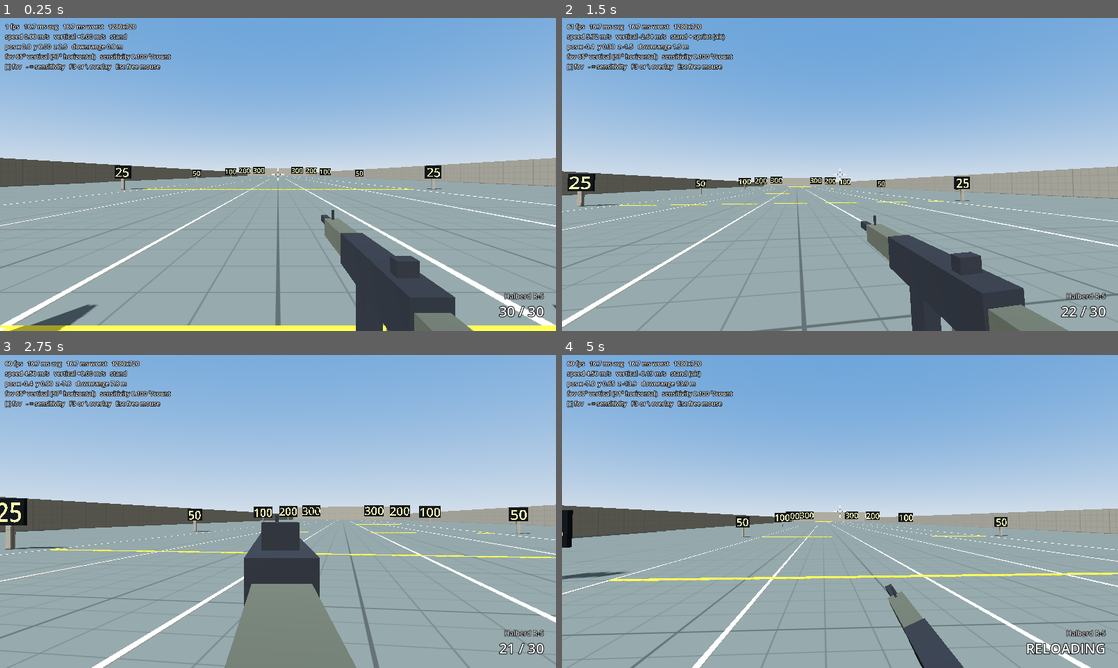
Above: before the commit, frames 1-4 (two rows, left to right).
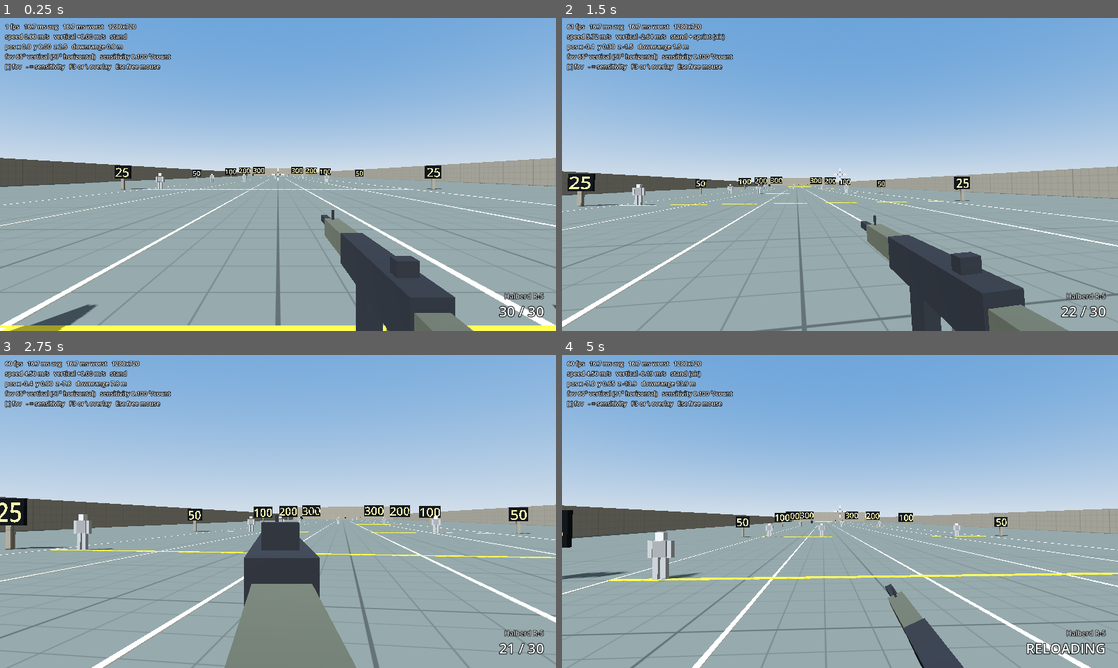
Above: after the commit, the same moments.

Repository: SamGon24/shooting-range
Game: Godot game, scene res://range/range.tscn
Same seed, same stepped clock (60 frames per second), same inputs: the game is played once before the commit and once after it.
Inputs (mouse positions are in pixels of both pictures, inside the frame that each line leads up to):
- Up to frame 1 (0.25 s): no input
- Up to frame 2 (1.5 s): tap Enter at 0.5 s; move the mouse to (834, 180) at 0.52 s; press the mouse at (834, 180) at 0.53 s; hold W (move_forward) from 0.53 s (still down); tap Space (jump) at 0.77 s; tap Shift (sprint) at 0.8, 1.35 s; move the mouse to (878, 177) at 1.27 s; release the mouse at (878, 177) at 1.28 s
- Up to frame 3 (2.75 s): keep holding W (move_forward); tap Space (jump) at 1.52 s; click (316, 514) at 1.55 s; move the mouse to (233, 508) at 2.02 s; hold Right mouse button (aim) from 2.03 s (still down); tap Shift (sprint) at 2.3 s
- Up to frame 4 (5 s): move the mouse to (845, 511) at 2.77 s; release W (move_forward) at 2.78 s; release Right mouse button (aim) at 2.78 s; hold A (move_left) 2.78-3.53 s; tap Ctrl (crouch) at 2.85 s; tap Space (jump) at 3.02, 3.77, 4.52 s; click (845, 511) at 3.05 s; move the mouse to (817, 505) at 3.52 s; press the mouse at (817, 505) at 3.53 s; hold W (move_forward) from 3.53 s (still down); tap Shift (sprint) at 3.8 s; tap R (reload) at 4.15 s; move the mouse to (867, 511) at 4.27 s; release the mouse at (867, 511) at 4.28 s; tap [ (fov_decrease) at 4.35 s; click (867, 511) at 4.55 s

The runs differ from the first frame. In frame 1, less than 0.1% of the frame differs, in the area x 28-60%, y 49-55%; in frame 2, 0.2%; in frame 3, 0.4%; in frame 4, 0.6%, in the area x 15-72%, y 52-73%.

Commit message:
targets: populate the range and add hinged steel plates
Place stationary and rail-carried dummies at the required distances and route existing projectile reports into physical steel impulses and cached ring audio. Keep zone data independent of nodes to avoid a preload cycle. Verify layout, moved hit zones and hinge response with GUT.

Diff:
--- a/firing-range/range/range_builder.gd
+++ b/firing-range/range/range_builder.gd
@@ -47,6 +47,12 @@
 @export var sign_board_color: Color = Color(0.10, 0.11, 0.12)
 @export var sign_text_color: Color = Color(0.96, 0.92, 0.55)
 
+@export_group("Targets")
+@export var dummy_settings: TargetSettings = preload("res://targets/data/dummy_default.tres")
+@export var rail_length: float = 4.0
+@export var walk_target_speed: float = 1.5
+@export var sprint_target_speed: float = 6.0
+
 var _geometry: Node3D
 var _grid_materials: Dictionary[Color, ShaderMaterial] = {}
 var _flat_materials: Dictionary[Color, StandardMaterial3D] = {}
@@ -62,6 +68,7 @@
 	_build_lanes()
 	_build_distance_markers()
 	_build_movement_test_area()
+	_build_targets()
 
 
 ## Total width of all lanes, metres.
@@ -251,6 +258,47 @@
 	)
 
 
+## Stagger the stationary silhouettes across lanes so near ones do not mask
+## every distant target. The middle of each lane remains a walking route.
+func _build_targets() -> void:
+	var targets := Node3D.new()
+	targets.name = "Targets"
+	add_child(targets)
+	var hits := TargetHits.new()
+	targets.add_child(hits)
+	for index: int in marker_distances.size():
+		var lane: int = index % lane_count
+		var x: float = -get_lanes_width() * 0.5 + lane_width * (float(lane) + 0.3)
+		var dummy := TargetDummy.new()
+		dummy.name = "Dummy%dm" % marker_distances[index]
+		dummy.settings = dummy_settings
+		dummy.armor_plates = index % 4
+		dummy.position = Vector3(x, 0.0, -float(marker_distances[index]))
+		targets.add_child(dummy)
+	for distance: int in [50, 100]:
+		for fast: bool in [false, true]:
+			var rail := TargetRail.new()
+			rail.name = "Rail%d%s" % [distance, "Sprint" if fast else "Walk"]
+			rail.length = rail_length
+			rail.speed = sprint_target_speed if fast else walk_target_speed
+			var x: float = get_lanes_width() * 0.5 - lane_width if fast else -get_lanes_width() * 0.5 + 0.5
+			rail.position = Vector3(x, 0.0, -float(distance))
+			targets.add_child(rail)
+			var dummy := TargetDummy.new()
+			dummy.settings = dummy_settings
+			rail.add_child(dummy)
+			_add_paint("Rail", Vector3(rail_length, 0.04, 0.10), Vector3(x + rail_length * 0.5, 0.03, -float(distance)), wall_color, targets)
+	for index: int in 3:
+		var distance: int = [100, 200, 300][index]
+		var x: float = -get_lanes_width() * 0.5 + lane_width * (float(index * 2 % lane_count) + 0.75)
+		var plate := SteelPlate.new()
+		plate.name = "Steel%dm" % distance
+		plate.position = Vector3(x, 1.5, -float(distance))
+		targets.add_child(plate)
+		_add_box("SteelPost", Vector3(0.10, 2.1, 0.10), Vector3(x - 0.5, 1.05, -float(distance)), wall_color, targets)
+		_add_box("SteelBar", Vector3(1.0, 0.08, 0.10), Vector3(x, 1.89, -float(distance)), wall_color, targets)
+
+
 # --- Helpers ---
 
 
--- /dev/null
+++ b/firing-range/targets/steel_plate.gd
@@ -0,0 +1,61 @@
+class_name SteelPlate
+extends RigidBody3D
+## A hanging plate constrained to a real Jolt hinge about its top edge.
+## Only the existing projectile report can apply its bullet impulse.
+
+signal rang
+
+@export var plate_size: Vector3 = Vector3(0.6, 0.7, 0.06)
+@export var plate_mass: float = 8.0
+@export var impulse_scale: float = 1.0
+@export var swing_limit_degrees: float = 65.0
+@export var ring_volume_db: float = -4.0
+@export var ring_unit_size: float = 60.0
+var hinge: HingeJoint3D
+var _audio: AudioStreamPlayer3D
+
+
+func _ready() -> void:
+	add_to_group(&"steel_plate")
+	mass = plate_mass
+	collision_layer = 1
+	collision_mask = 1
+	angular_damp = 0.5
+	var shape := BoxShape3D.new()
+	shape.size = plate_size
+	var collider := CollisionShape3D.new()
+	collider.shape = shape
+	add_child(collider)
+	var material := StandardMaterial3D.new()
+	material.albedo_color = Color(0.27, 0.30, 0.33)
+	material.metallic = 0.75
+	material.roughness = 0.5
+	var mesh := BoxMesh.new()
+	mesh.size = plate_size
+	mesh.material = material
+	var instance := MeshInstance3D.new()
+	instance.mesh = mesh
+	add_child(instance)
+	_audio = AudioStreamPlayer3D.new()
+	_audio.stream = SfxFactory.steel_ring()
+	_audio.volume_db = ring_volume_db
+	_audio.unit_size = ring_unit_size
+	_audio.max_distance = 450.0
+	add_child(_audio)
+	# An unset second body anchors the joint to the world. Its local Z axis
+	# becomes world X, letting the plate swing downrange instead of sideways.
+	hinge = HingeJoint3D.new()
+	hinge.position = position + Vector3.UP * plate_size.y * 0.5
+	hinge.rotation.y = PI * 0.5
+	get_parent().add_child(hinge)
+	hinge.node_a = hinge.get_path_to(self)
+	hinge.set_flag(HingeJoint3D.FLAG_USE_LIMIT, true)
+	hinge.set_param(HingeJoint3D.PARAM_LIMIT_LOWER, deg_to_rad(-swing_limit_degrees))
+	hinge.set_param(HingeJoint3D.PARAM_LIMIT_UPPER, deg_to_rad(swing_limit_degrees))
+
+
+func receive_hit(hit: ProjectileHit) -> void:
+	var momentum: Vector3 = hit.velocity * (hit.spec.mass_grams * 0.001) * impulse_scale
+	apply_impulse(momentum, hit.position - global_position)
+	_audio.play()
+	rang.emit()
--- a/firing-range/targets/target_dummy.gd
+++ b/firing-range/targets/target_dummy.gd
@@ -2,7 +2,7 @@
 extends Node3D
 ## Greybox humanoid: six non-overlapping colliders, one shared health state.
 
-signal damaged(hit: ProjectileHit, zone: TargetHitZone.Zone, amount: float)
+signal damaged(hit: ProjectileHit, zone: TargetSettings.Zone, amount: float)
 signal killed
 signal restored
 
@@ -20,11 +20,11 @@
 	state = TargetHealth.new(settings, armor_plates)
 	_pivot = Node3D.new()
 	add_child(_pivot)
-	_add_zone(TargetHitZone.Zone.HEAD, Vector3(0.30, 0.30, 0.28), Vector3(0, 1.65, 0), Color(0.65, 0.65, 0.65))
-	_add_zone(TargetHitZone.Zone.TORSO, Vector3(0.48, 0.60, 0.28), Vector3(0, 1.18, 0), Color(0.48, 0.48, 0.48))
+	_add_zone(TargetSettings.Zone.HEAD, Vector3(0.30, 0.30, 0.28), Vector3(0, 1.65, 0), Color(0.65, 0.65, 0.65))
+	_add_zone(TargetSettings.Zone.TORSO, Vector3(0.48, 0.60, 0.28), Vector3(0, 1.18, 0), Color(0.48, 0.48, 0.48))
 	for side: float in [-1.0, 1.0]:
-		_add_zone(TargetHitZone.Zone.LIMB, Vector3(0.16, 0.64, 0.22), Vector3(side * 0.35, 1.16, 0), Color(0.56, 0.56, 0.56))
-		_add_zone(TargetHitZone.Zone.LIMB, Vector3(0.19, 0.82, 0.24), Vector3(side * 0.14, 0.45, 0), Color(0.56, 0.56, 0.56))
+		_add_zone(TargetSettings.Zone.LIMB, Vector3(0.16, 0.64, 0.22), Vector3(side * 0.35, 1.16, 0), Color(0.56, 0.56, 0.56))
+		_add_zone(TargetSettings.Zone.LIMB, Vector3(0.19, 0.82, 0.24), Vector3(side * 0.14, 0.45, 0), Color(0.56, 0.56, 0.56))
 
 
 func _physics_process(delta: float) -> void:
@@ -41,7 +41,7 @@
 		_pivot.rotation.x = -PI * 0.5 * clampf(state.down_time / settings.pop_seconds, 0.0, 1.0)
 
 
-func receive_hit(hit: ProjectileHit, zone: TargetHitZone.Zone) -> void:
+func receive_hit(hit: ProjectileHit, zone: TargetSettings.Zone) -> void:
 	if state.dead:
 		return
 	var amount: float = hit.damage * settings.multiplier(zone, hit.spec)
@@ -57,7 +57,7 @@
 		zone.collision_layer = 1 if enabled else 0
 
 
-func _add_zone(kind: TargetHitZone.Zone, size: Vector3, centre: Vector3, color: Color) -> void:
+func _add_zone(kind: TargetSettings.Zone, size: Vector3, centre: Vector3, color: Color) -> void:
 	var body := TargetHitZone.new()
 	body.name = ["Head", "Torso", "Limb"][kind]
 	body.zone = kind
--- a/firing-range/targets/target_hit_zone.gd
+++ b/firing-range/targets/target_hit_zone.gd
@@ -2,9 +2,9 @@
 extends AnimatableBody3D
 ## A solid zone for the existing projectile sweep; no independent detection.
 
-enum Zone { HEAD, TORSO, LIMB }
+const Zone = TargetSettings.Zone
 
-var zone: Zone = Zone.TORSO
+var zone: TargetSettings.Zone = Zone.TORSO
 var dummy: TargetDummy
 
 
--- a/firing-range/targets/target_hits.gd
+++ b/firing-range/targets/target_hits.gd
@@ -16,3 +16,5 @@
 func _on_hit(hit: ProjectileHit) -> void:
 	if hit.collider is TargetHitZone:
 		(hit.collider as TargetHitZone).receive_hit(hit)
+	elif hit.collider is SteelPlate:
+		(hit.collider as SteelPlate).receive_hit(hit)
--- a/firing-range/targets/target_settings.gd
+++ b/firing-range/targets/target_settings.gd
@@ -1,6 +1,8 @@
 class_name TargetSettings
 extends Resource
 ## Shared dummy tuning. Distances and dimensions use metres, times seconds.
+
+enum Zone { HEAD, TORSO, LIMB }
 
 @export var max_health: float = 100.0
 @export var plate_health: float = 50.0
@@ -13,10 +15,10 @@
 @export var limb_multiplier: float = 0.8
 
 
-func multiplier(zone: TargetHitZone.Zone, spec: ProjectileSpec) -> float:
+func multiplier(zone: Zone, spec: ProjectileSpec) -> float:
 	match zone:
-		TargetHitZone.Zone.HEAD:
+		Zone.HEAD:
 			return sniper_head_multiplier if spec.weapon_class == ProjectileSpec.WeaponClass.SNIPER else head_multiplier
-		TargetHitZone.Zone.LIMB:
+		Zone.LIMB:
 			return limb_multiplier
 	return torso_multiplier
--- /dev/null
+++ b/firing-range/tests/test_steel_plate.gd
@@ -0,0 +1,28 @@
+extends GutTest
+
+
+func test_real_projectile_rings_and_swings_a_world_hinged_plate() -> void:
+	var root := Node3D.new()
+	add_child_autofree(root)
+	var system := ProjectileSystem.new()
+	root.add_child(system)
+	system.set_physics_process(false)
+	root.add_child(TargetHits.new())
+	var plate := SteelPlate.new()
+	plate.position = Vector3(0.0, 1.5, -100.0)
+	root.add_child(plate)
+	watch_signals(plate)
+	await wait_physics_frames(3)
+	var start: Vector3 = plate.global_position
+	var weapon := load("res://weapons/data/longwatch_sniper.tres") as WeaponData
+	system.fire(Vector3(0, 1.5, 0), Vector3.FORWARD, weapon.projectile)
+	for tick: int in 10:
+		system.advance(1.0 / 60.0)
+	assert_signal_emitted(plate, "rang")
+	assert_true(plate.hinge.get_flag(HingeJoint3D.FLAG_USE_LIMIT))
+	assert_eq(plate.hinge.node_b, NodePath())
+	await wait_physics_frames(15)
+	assert_gt(absf(plate.rotation.x), 0.01, "bullet momentum swings the plate")
+	assert_lt(plate.global_position.distance_to(start), 0.7, "hinge retains the plate")
+	# Let the placeholder playback finish before GUT tears down the scene.
+	await wait_physics_frames(65)
--- a/firing-range/tests/test_target_ballistics.gd
+++ b/firing-range/tests/test_target_ballistics.gd
@@ -51,3 +51,15 @@
 		_fire("res://weapons/data/halberd_rifle.tres", aim.x, aim.y)
 		assert_eq(_hits.size(), 1)
 		assert_almost_eq(_dummy.state.health, 100.0 - 28.8 * 0.8, 0.02)
+
+
+func test_rail_carried_zones_are_hit_at_their_moved_position() -> void:
+	var rail := TargetRail.new()
+	add_child_autofree(rail)
+	rail.set_physics_process(false)
+	_dummy.reparent(rail)
+	rail.advance(0.5)
+	await wait_physics_frames(2)
+	_fire("res://weapons/data/halberd_rifle.tres", 0.75, 1.25)
+	assert_eq(_hits.size(), 1)
+	assert_almost_eq(_dummy.state.health, 71.2, 0.02)
--- /dev/null
+++ b/firing-range/tests/test_target_layout.gd
@@ -0,0 +1,25 @@
+extends GutTest
+
+const RANGE_SCENE: PackedScene = preload("res://range/range.tscn")
+
+
+func test_required_distances_armor_and_both_speeds_at_both_rails() -> void:
+	var scene := RANGE_SCENE.instantiate() as RangeBuilder
+	add_child_autofree(scene)
+	await wait_physics_frames(2)
+	var targets: Node = scene.get_node("Targets")
+	for distance: int in [25, 50, 100, 200, 300]:
+		var dummy := targets.get_node("Dummy%dm" % distance) as TargetDummy
+		assert_eq(dummy.position.z, -float(distance))
+		assert_eq(dummy.zones.size(), 6)
+		assert_between(dummy.state.armor, 0.0, 150.0)
+	for distance: int in [50, 100]:
+		for label: String in ["Walk", "Sprint"]:
+			var rail := targets.get_node("Rail%d%s" % [distance, label]) as TargetRail
+			assert_eq(rail.position.z, -float(distance))
+			assert_eq(rail.speed, 1.5 if label == "Walk" else 6.0)
+			assert_true(rail.get_child(0) is TargetDummy)
+	for distance: int in [100, 200, 300]:
+		var plate := targets.get_node("Steel%dm" % distance) as SteelPlate
+		assert_eq(plate.position.z, -float(distance))
+		assert_not_null(plate.hinge)
--- a/firing-range/weapons/effects/sfx_factory.gd
+++ b/firing-range/weapons/effects/sfx_factory.gd
@@ -76,6 +76,19 @@
 	return _store(key, samples)
 
 
+## A decaying inharmonic pair of tones for the hinged steel targets.
+static func steel_ring() -> AudioStreamWAV:
+	const KEY: String = "steel_ring"
+	if _cache.has(KEY):
+		return _cache[KEY]
+	var samples := PackedFloat32Array()
+	samples.resize(MIX_RATE)
+	for index: int in MIX_RATE:
+		var t: float = float(index) / float(MIX_RATE)
+		samples[index] = (sin(TAU * 1600.0 * t) + 0.4 * sin(TAU * 2671.0 * t)) * exp(-t * 5.0) * 0.5
+	return _store(KEY, samples)
+
+
 static func _store(key: String, samples: PackedFloat32Array) -> AudioStreamWAV:
 	var data := PackedByteArray()
 	data.resize(samples.size() * 2)
Not shown, added: firing-range/targets/steel_plate.gd.uid
Not shown, added: firing-range/tests/test_steel_plate.gd.uid
Not shown, added: firing-range/tests/test_target_layout.gd.uid
